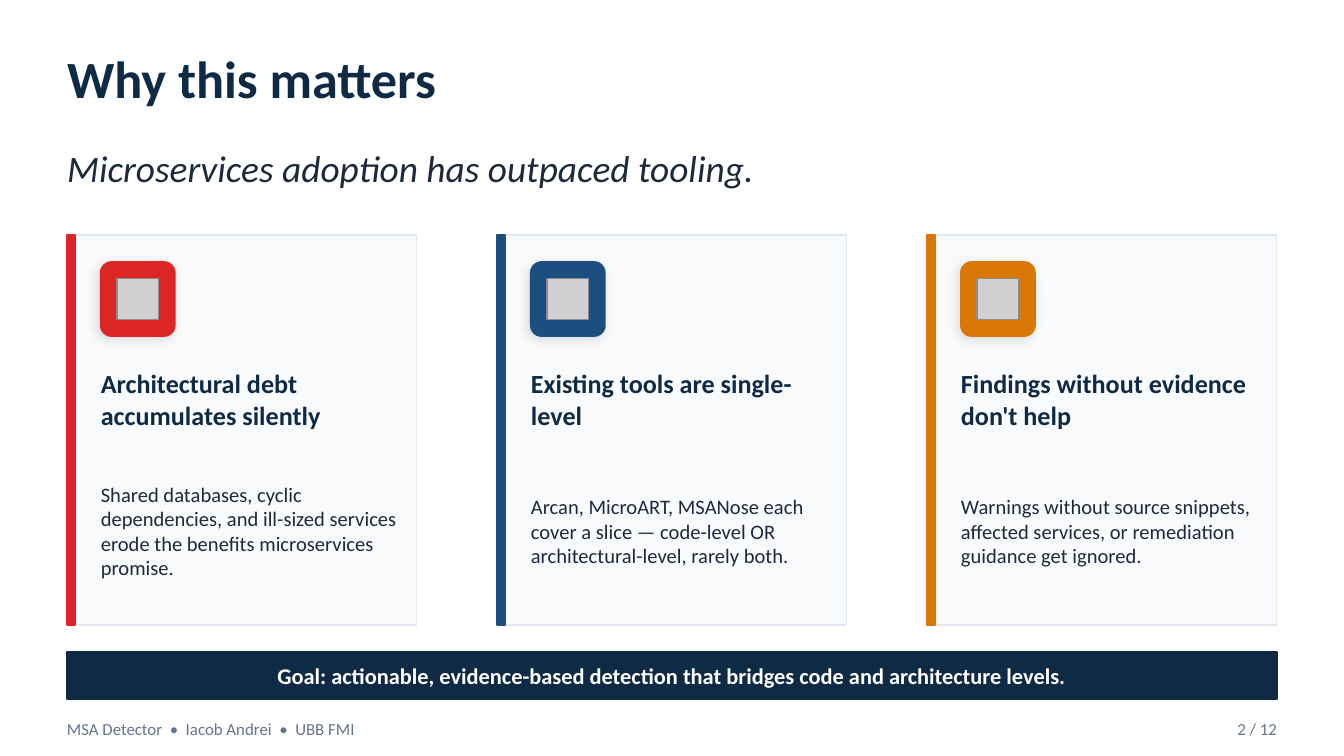
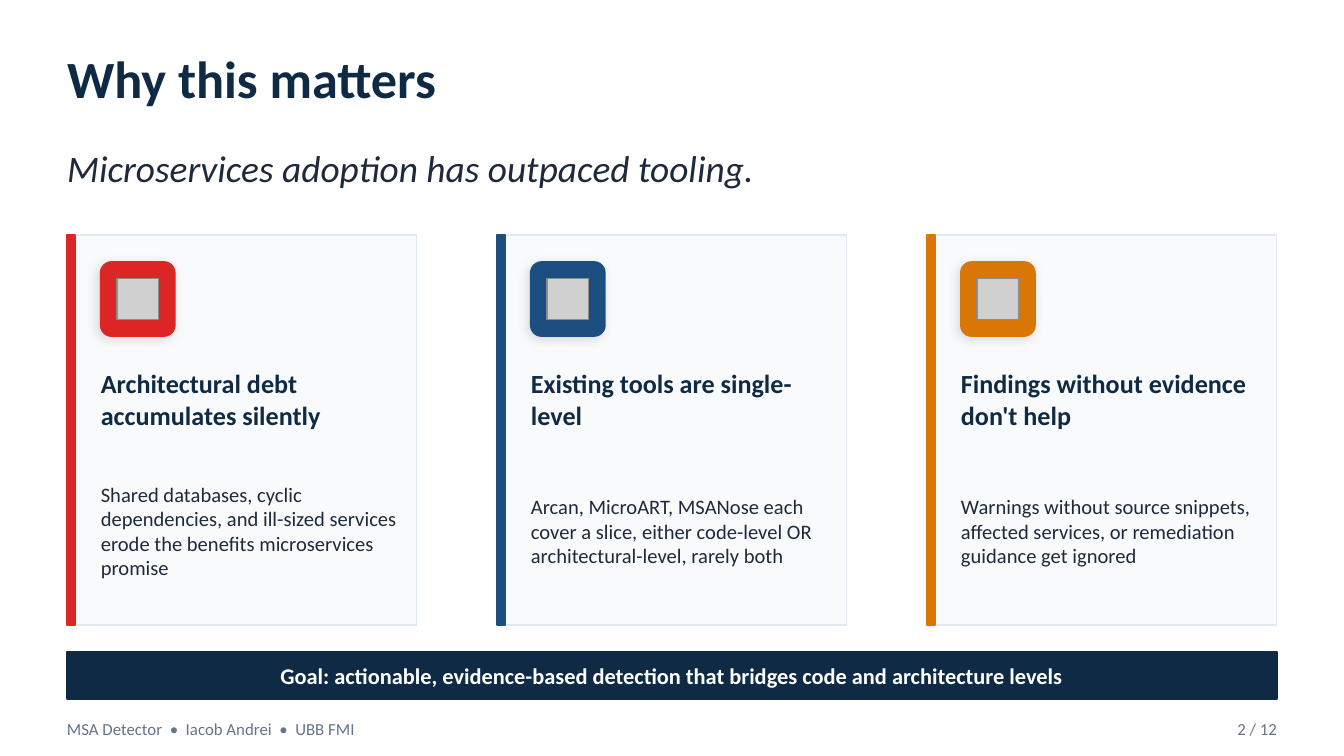
Before and after one commit to andrei45635/dissertation_backend, a slide deck: slide 2 of thesis/presentation/MSA_Detector_Defense.pptx. Drawn at 1344x756 pixels with LibreOffice and Linux fonts; fonts in the diff are those of the drawing; grey boxes stand for pictures. Boxes give left, top, right and bottom in pixels: in the first picture for what was removed or moved away, otherwise in the second. Text is boxed around its words. In the diff, an @@ line names an element or a change of style, - is before the commit and + after.

```diff
--- a/thesis/presentation/MSA_Detector_Defense.pptx
+++ b/thesis/presentation/MSA_Detector_Defense.pptx
@@ text at [101, 487, 397, 579]: text changed @@
-Shared databases, cyclic dependencies, and ill-sized services erode the benefits microservices promise.
+Shared databases, cyclic dependencies, and ill-sized services erode the benefits microservices promise
@@ text at [531, 499, 812, 567]: text changed @@
-Arcan, MicroART, MSANose each cover a slice — code-level OR architectural-level, rarely both.
+Arcan, MicroART, MSANose each cover a slice, either code-level OR architectural-level, rarely both
@@ text at [961, 499, 1250, 567]: text changed @@
-Warnings without source snippets, affected services, or remediation guidance get ignored.
+Warnings without source snippets, affected services, or remediation guidance get ignored
@@ text at [280, 668, 1062, 688]: text changed @@
-Goal: actionable, evidence-based detection that bridges code and architecture levels.
+Goal: actionable, evidence-based detection that bridges code and architecture levels
```
Also in this commit, not shown: 9 other slides changed, 7 other files.
